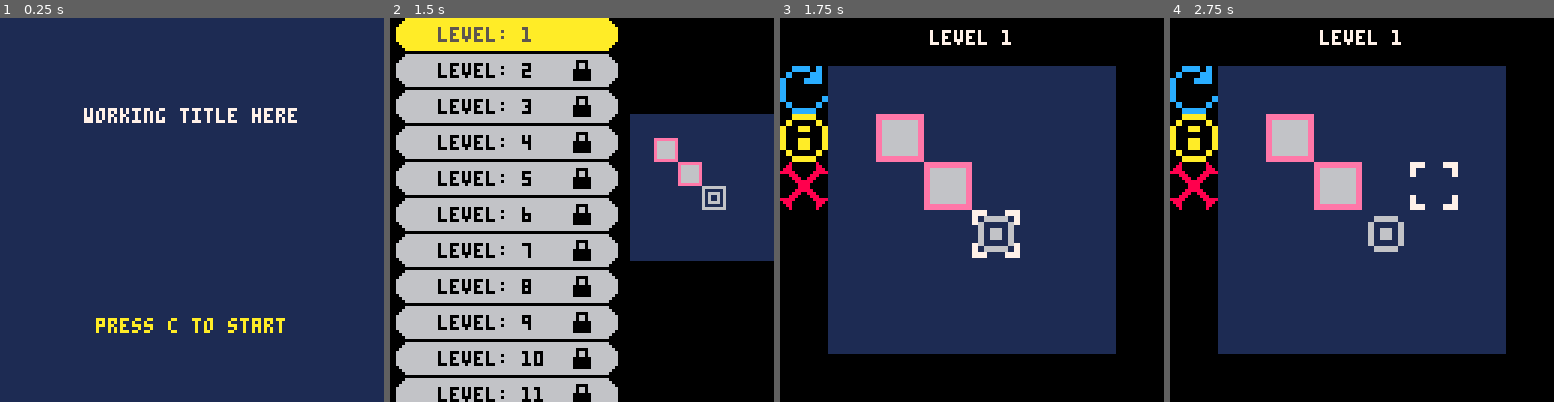
Above: before the commit, frames 1-4 (left to right).
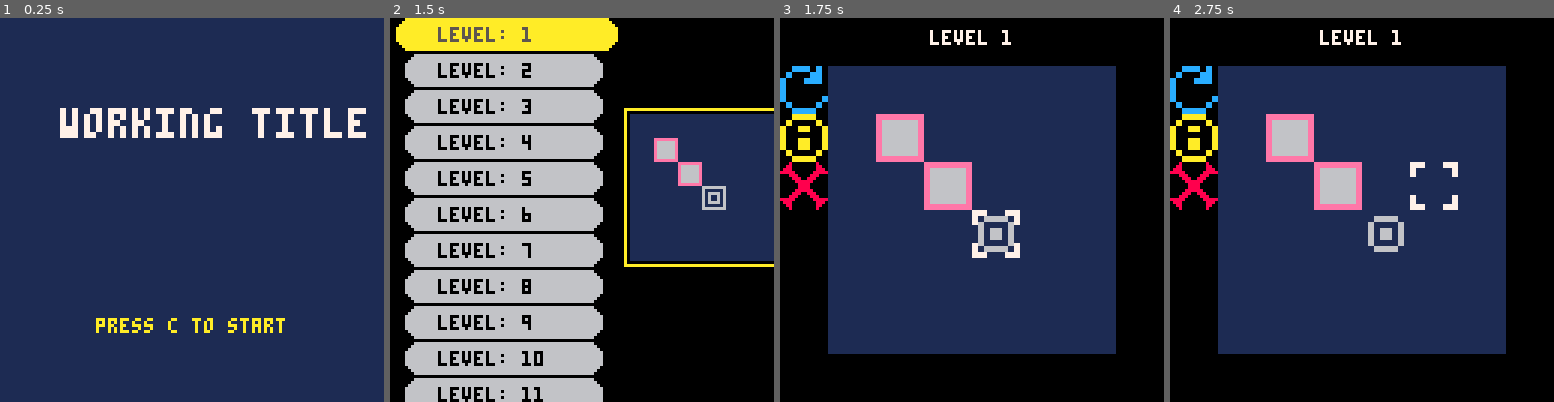
Above: after the commit, the same moments.

Repository: apineapple/tactic-toe
Game: PICO-8 cartridge puzzle.p8
Same seed, same stepped clock (60 frames per second), same inputs: the game is played once before the commit and once after it.
Inputs:
- Up to frame 1 (0.25 s): no input
- Up to frame 2 (1.5 s): tap X (X key) at 0.33, 1.07 s; tap O (Z key) at 0.7 s
- Up to frame 3 (1.75 s): hold Right from 1.6 s (still down); tap O (Z key) at 1.7 s
- Up to frame 4 (2.75 s): tap X (X key) at 1.85 s; release Right at 2.1 s; tap O (Z key) at 2.1, 2.5 s; hold Up 2.15-2.42 s; hold Right from 2.47 s (still down)

The runs differ from the first frame. In frame 1, 2.6% of the frame differs, in the area x 15-96%, y 23-32%; in frame 2, 8.1%, in the area x 1-100%, y 9-100%; in frame 3, nothing differs; in frame 4, nothing differs.

Commit message:
Add files via upload

Diff:
--- a/puzzle.p8
+++ b/puzzle.p8
@@ -86,7 +86,7 @@
 ls_boxselect=1
 ls_levelstart=1
 ls_shift=-12
-ls_unlocked=1
+ls_unlocked=ml-1
 
 function _init()
 	cls()
@@ -111,7 +111,7 @@
  if (mode=="title") then
  	cls(1)
  	color(7)
- 	txt="working title here"
+ 	txt="\^w\^tworking title here"
  	print(txt,64-#txt*2,30)
  	color(10)
  	txt="press c to start"
@@ -120,9 +120,9 @@
 
  --draw all level tabs
 	 for i=1,ml-1 do
-	 	circfill(7,5+12*i+ls_shift,5,6)
-			circfill(70,5+12*i+ls_shift,5,6)
-	 	rectfill(7,12*i+ls_shift,70,10+12*i+ls_shift,6)
+	 	circfill(10,5+12*i+ls_shift,5,6)
+			circfill(65,5+12*i+ls_shift,5,6)
+	 	rectfill(10,12*i+ls_shift,65,10+12*i+ls_shift,6)
 	 	print("level: "..i,16,3+12*i+ls_shift,0)
 	 end
 	 for i=ls_unlocked+1,ml-1 do
@@ -138,6 +138,7 @@
 
 
 	 --draw preview level
+	 rect(78,30,130,82,10)
 	 rectfill(80,32,128,80,1)
 	 for i=1,#g[l] do
 	  	spr(8,72+g[l][i][1]*8,24+g[l][i][2]*8)
@@ -629,13 +630,13 @@
 		end
 end
 __gfx__
-0000000077777ddd111111116666666611111111eeeeeeee00000000eeeeeeee6666666600000000ddddddddddddddddeeeeeeeeeeeeeeeeeeeeeeee66000066
-0000000077777ddd111111116666666611111111eeeeeeee00000000e666666e6111111600000000ddddddddddddddddeeeeeeeeeeeeeeeee000000e66066066
-0070070077dddddd111166666611111111111111ee66666600000000e666666e6166661600000000ddaaaaddddddddddeeaaaaaaee111111e000000e66066066
-0007700077dddddd111166666611111111111111ee66666600000000e666666e6161161600000000ddaaaaddddddddddeeaaaaaaee111111e000000e60000006
-0007700077dddddd116611116611666611111111ee66666600000000e666666e6161161600000000ddaaddddddddddddeeaaaaaaee111111e000000e60000006
-00700700dddddddd116611116611666611111111ee66666600000000e666666e6166661600000000ddaaddddddddddddeeaaaaaaee111111e000000e60000006
-00000000dddddddd116611666611661111111111ee66666600000000e666666e6111111600000000ddddddddddddddaaeeaaaaaaee111111e000000e60000006
+0000000077777ddd111111116666666611111111eeeeeeee00000000eeeeeeee6666666600000000ddddddddddddddddeeeeeeeeeeeeeeeeeeeeeeee66aaaa66
+0000000077777ddd111111116666666611111111eeeeeeee00000000e666666e6111111600000000ddddddddddddddddeeeeeeeeeeeeeeeee000000e66a66a66
+0070070077dddddd111166666611111111111111ee66666600000000e666666e6166661600000000ddaaaaddddddddddeeaaaaaaee111111e000000e66a66a66
+0007700077dddddd111166666611111111111111ee66666600000000e666666e6161161600000000ddaaaaddddddddddeeaaaaaaee111111e000000e6aaaaaa6
+0007700077dddddd116611116611666611111111ee66666600000000e666666e6161161600000000ddaaddddddddddddeeaaaaaaee111111e000000e6aaaaaa6
+00700700dddddddd116611116611666611111111ee66666600000000e666666e6166661600000000ddaaddddddddddddeeaaaaaaee111111e000000e6aaaaaa6
+00000000dddddddd116611666611661111111111ee66666600000000e666666e6111111600000000ddddddddddddddaaeeaaaaaaee111111e000000e6aaaaaa6
 00000000dddddddd116611666611661111111111ee66666600000000eeeeeeee6666666600000000ddddddddddddddaaeeaaaaaaee111111eeeeeeee66666666
 00000000000000000000000000000000000000000000000000000000000000000000000000000000000000000000000000000000000000000000000000000000
 00000000000000000000000000000000000000000000000000000000000000000000000000000000000000000000000000000000000000000000000000000000
